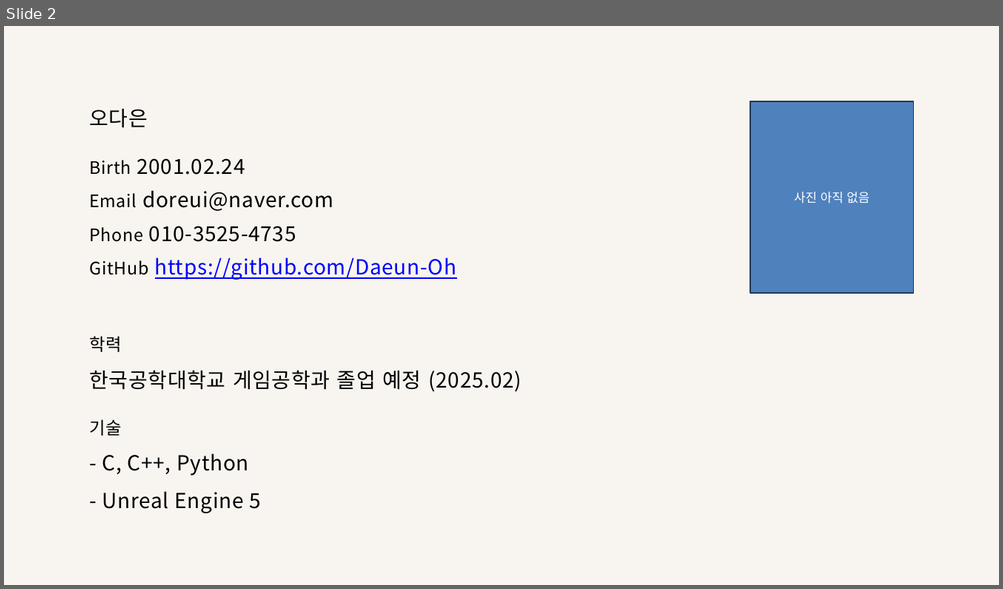
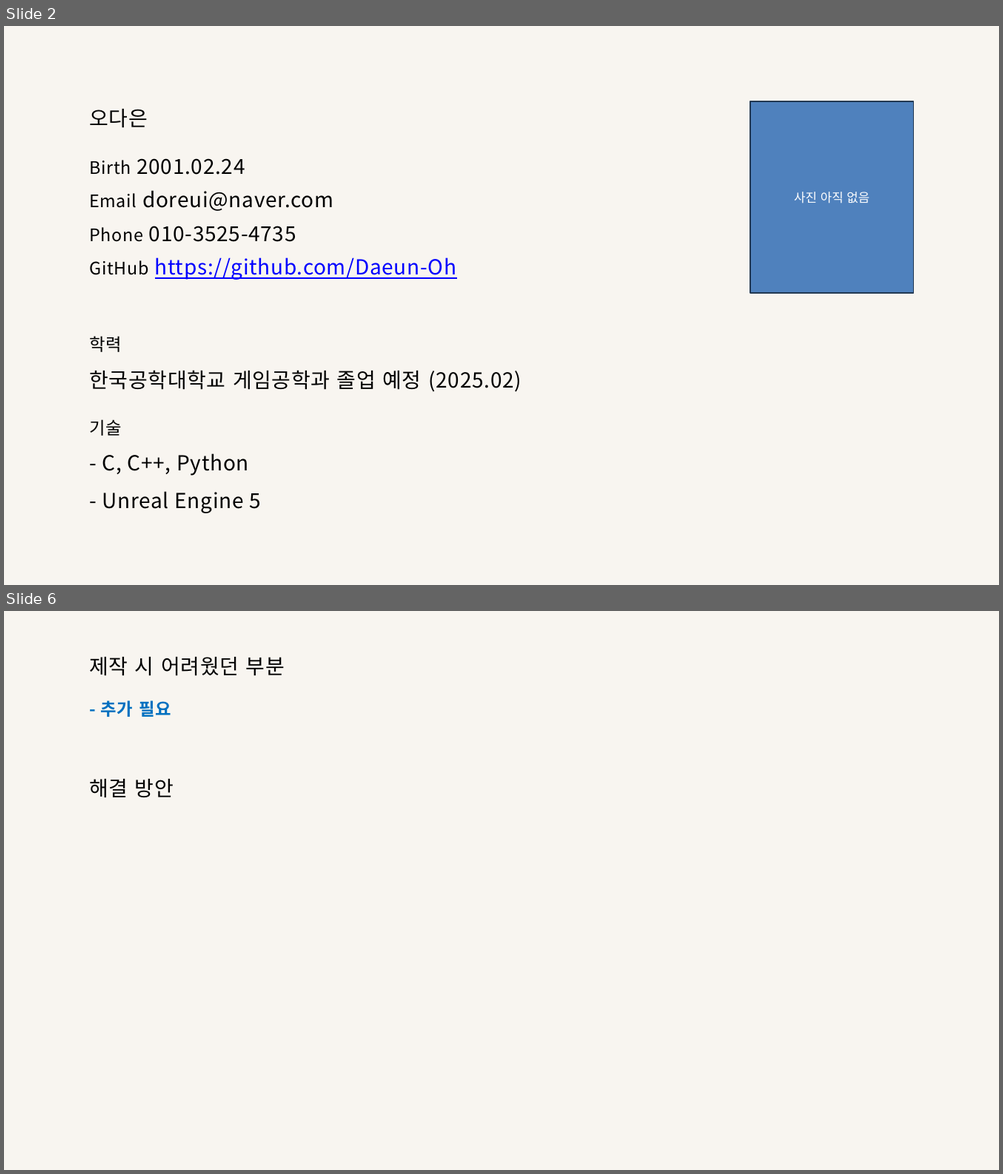
Before and after one commit to 9yu22/Blockers, a slide deck: 포트폴리오/언리얼_클라_오다은.pptx. Shown one above the other, each under a label of ours: slide 2 before the commit, slides 2 and 6 after it; the slides between them are not shown. The pictures are 1003x589 and 1003x1174 pixels, drawn with LibreOffice and Linux fonts; fonts in the diff are those of the drawing. Boxes give left, top, right and bottom in pixels: in the first picture for what was removed or moved away, otherwise in the second. Text is boxed around its words. In the diff, an @@ line names an element or a change of style, - is before the commit and + after.

```diff
--- a/포트폴리오/언리얼_클라_오다은.pptx
+++ b/포트폴리오/언리얼_클라_오다은.pptx
@@ slide 6 added at (4,611,999,1170), background #F8F5F0 @@
@@ text added at (89,657,284,676), 30 pt, text #000000 @@
+제작 시 어려웠던 부분
@@ text added at (101,701,171,717), 25 pt, text #0070C0, bold @@
+- 추가 필요
@@ text added at (89,779,173,798), 30 pt, text #000000 @@
+해결 방안
```
Also in this commit, not shown: 3 slides changed, 1 other slide added, 1 other file.
